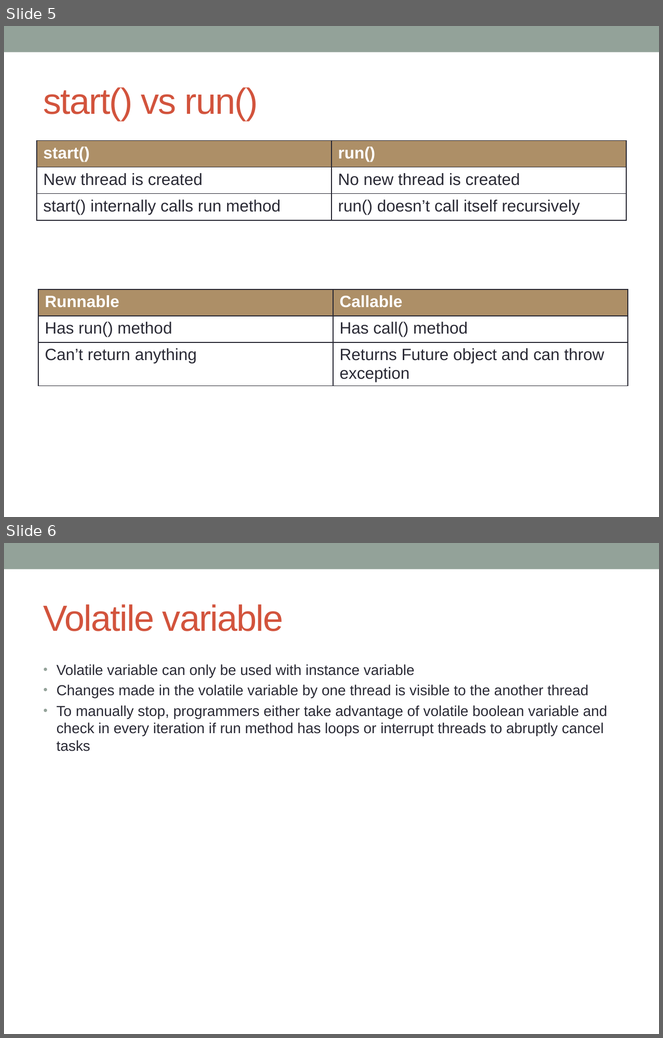
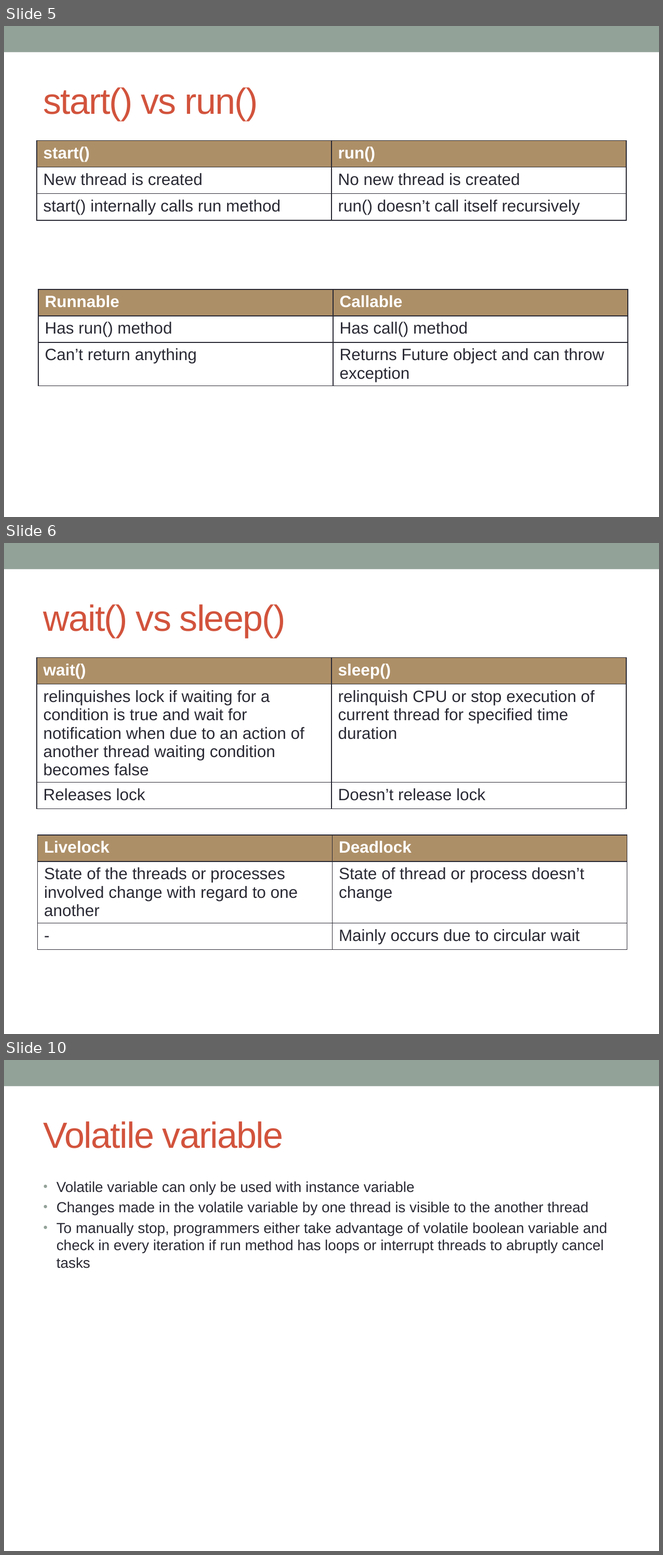
Before and after one commit to notionquest/ProjectDocumentation, a slide deck: MultiThreading.pptx. Shown one above the other, each under a label of ours: slides 5 and 6 before the commit, slides 5, 6 and 10 after it; the slides between them are not shown. The pictures are 663x1038 and 663x1555 pixels, drawn with LibreOffice and Linux fonts; fonts in the diff are those of the drawing. Boxes give left, top, right and bottom in pixels: in the first picture for what was removed or moved away, otherwise in the second. Text is boxed around its words. In the diff, an @@ line names an element or a change of style, - is before the commit and + after.

Commit message:
Multi thread updated

```diff
--- a/MultiThreading.pptx
+++ b/MultiThreading.pptx
@@ slide 6 added at <box>4,543,659,1034</box>, background #FFFFFF; not listed: 1 template element that a slide beside it also shows @@
@@ title added at <box>44,604,285,638</box>, 40 pt, text #D2533C @@
+wait() vs sleep()
@@ table added at <box>37,657,626,815</box>, 3 rows, 2 columns @@
+wait() | sleep()
+relinquishes lock if waiting for a condition is true and wait for notification when due to an action of another thread waiting condition becomes false | relinquish CPU or stop execution of current thread for specified time duration
+Releases lock | Doesn’t release lock
@@ table added at <box>37,835,627,954</box>, 3 rows, 2 columns @@
+Livelock | Deadlock
+State of the threads or processes involved change with regard to one another | State of thread or process doesn’t change
+- | Mainly occurs due to circular wait
@@ what was slide 6 is now slide 10 @@
```
Also in this commit, not shown: 3 slides changed, 10 other slides added.
